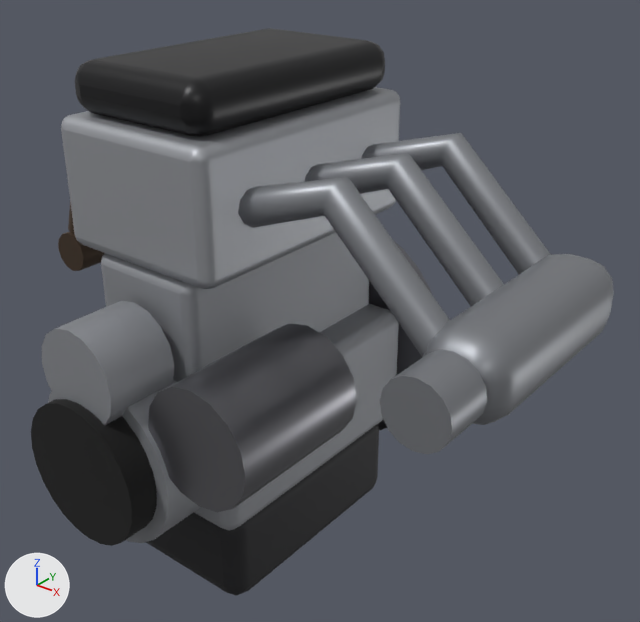
What one commit did to the glTF model data/models/engines/pico_i3_1l0_na/pico_i3_1l0_na.glb.
Rendered twice from a 50 mm camera at (0.61, -0.786, 0.508) aimed at (0.099, -0.147, 0.112). Every picture has the same lights, and +X, +Y and +Z are marked at lower left. The picture after the commit comes second. Vertices at exactly the same position are counted once.

The first picture shows 'pico_i3_1l0_na'.
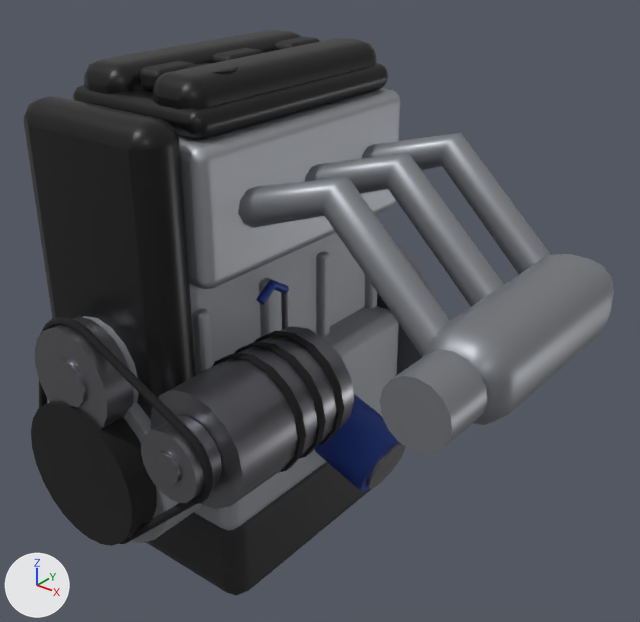
The edits, one by one:
Material 'coil' (mat_coil) is new.
Its base color is (0.0031, 0.0031, 0.0035) (black #0a0a0b).
Its roughness is 0.6.
Material 'filter' (mat_filter) is new.
Its base color is (0.01, 0.0397, 0.263) (blue #19388c).
Its metallic is 0.3.
me_pico_i3_1l0_na is used by ob_pico_i3_1l0_na; location (0.0, 0.0, 0.0).
me_pico_i3_1l0_na had 1240 vertices, 2404 faces and spanned x -0.177..0.364, y -0.389..0.054, z -0.19..0.362.
me_pico_i3_1l0_na now has 4184 vertices, 8168 faces and spans x -0.177..0.364, y -0.389..0.054, z -0.19..0.362.
me_pico_i3_1l0_na part 1: a new loose piece, a 16-sided cylinder along z spanning x 0.0242..0.0682, y -0.2518..-0.2078, z 0.3584..0.3619, in mat_rubber (black #0d0d0d).
me_pico_i3_1l0_na part 2: a new loose piece, a 16-sided cylinder along y spanning x 0.0655..0.1855, y -0.2266..-0.2186, z 0.0039..0.1239, in mat_rubber (black #0d0d0d).
me_pico_i3_1l0_na part 3: a new loose piece, a 16-sided cylinder along y spanning x 0.0655..0.1855, y -0.2546..-0.2466, z 0.0039..0.1239, in mat_rubber (black #0d0d0d).
me_pico_i3_1l0_na part 4: a new loose piece, a 16-sided cylinder along y spanning x 0.0655..0.1855, y -0.2826..-0.2746, z 0.0039..0.1239, in mat_rubber (black #0d0d0d).
me_pico_i3_1l0_na part 5: a new loose piece, a 16-sided cylinder along y spanning x 0.068..0.183, y -0.354..-0.199, z 0.007..0.121, in mat_steel (grey #7f7f85).
me_pico_i3_1l0_na part 6: a new loose piece, a 20-sided cylinder along y spanning x -0.052..0.052, y -0.385..-0.355, z 0.048..0.152, in mat_steel (grey #7f7f85).
me_pico_i3_1l0_na part 7: a new loose piece, a 12-sided cylinder along y spanning x -0.0234..0.0234, y -0.3876..-0.3846, z 0.0769..0.1237, in mat_steel (grey #7f7f85).
me_pico_i3_1l0_na part 8: a new loose piece, a 20-sided cylinder along y spanning x 0.091..0.16, y -0.385..-0.355, z 0.03..0.098, in mat_steel (grey #7f7f85).
me_pico_i3_1l0_na part 9: a new loose piece, a 12-sided cylinder along y spanning x 0.1102..0.1408, y -0.3876..-0.3846, z 0.0486..0.0792, in mat_steel (grey #7f7f85).
me_pico_i3_1l0_na part 10: a new loose piece, a 6-sided cylinder along z spanning x 0.0815..0.0895, y -0.1886..-0.1816, z -0.02..0.1459, in mat_steel (grey #7f7f85).
me_pico_i3_1l0_na part 11: the loose piece of 128 vertices spanning x -0.086..0.086, y -0.289..-0.01, z 0.312..0.362 is rebuilt with 128 vertices and now spans x -0.086..0.086, y -0.289..-0.01, z 0.312..0.34.
me_pico_i3_1l0_na part 12: 32 vertices removed from x 0.065..0.185, y -0.354..-0.199, z 0.004..0.124; 2676 vertices added at x -0.122..0.191, y -0.377..-0.008, z -0.085..0.362.
me_pico_i3_1l0_na gains material mat_coil (black #0a0a0b).
me_pico_i3_1l0_na gains material mat_filter (blue #19388c).

What differs and where, as boxes [x1, y1, x2, y2] in the pictures (640 x 622 px):
'pico_i3_1l0_na', reshaped
    before: [31, 28, 614, 596]
    after: [24, 29, 614, 596]
part 1 of me_pico_i3_1l0_na, added
    after: [188, 63, 238, 74]
part 2 of me_pico_i3_1l0_na, added
    after: [255, 331, 344, 445]
part 3 of me_pico_i3_1l0_na, added
    after: [235, 341, 326, 458]
part 4 of me_pico_i3_1l0_na, added
    after: [212, 352, 306, 473]
part 5 of me_pico_i3_1l0_na, added
    after: [150, 326, 354, 509]
part 6 of me_pico_i3_1l0_na, added
    after: [35, 317, 134, 429]
part 7 of me_pico_i3_1l0_na, added
    after: [51, 359, 86, 407]
part 8 of me_pico_i3_1l0_na, added
    after: [141, 415, 222, 503]
part 9 of me_pico_i3_1l0_na, added
    after: [153, 451, 181, 485]
part 10 of me_pico_i3_1l0_na, added
    after: [281, 291, 289, 329]
part 11 of me_pico_i3_1l0_na, rebuilt
    before: [75, 28, 385, 137]
    after: [73, 63, 388, 140]
part 12 of me_pico_i3_1l0_na, reshaped
    before: [148, 323, 357, 512]
    after: [24, 29, 406, 544]
